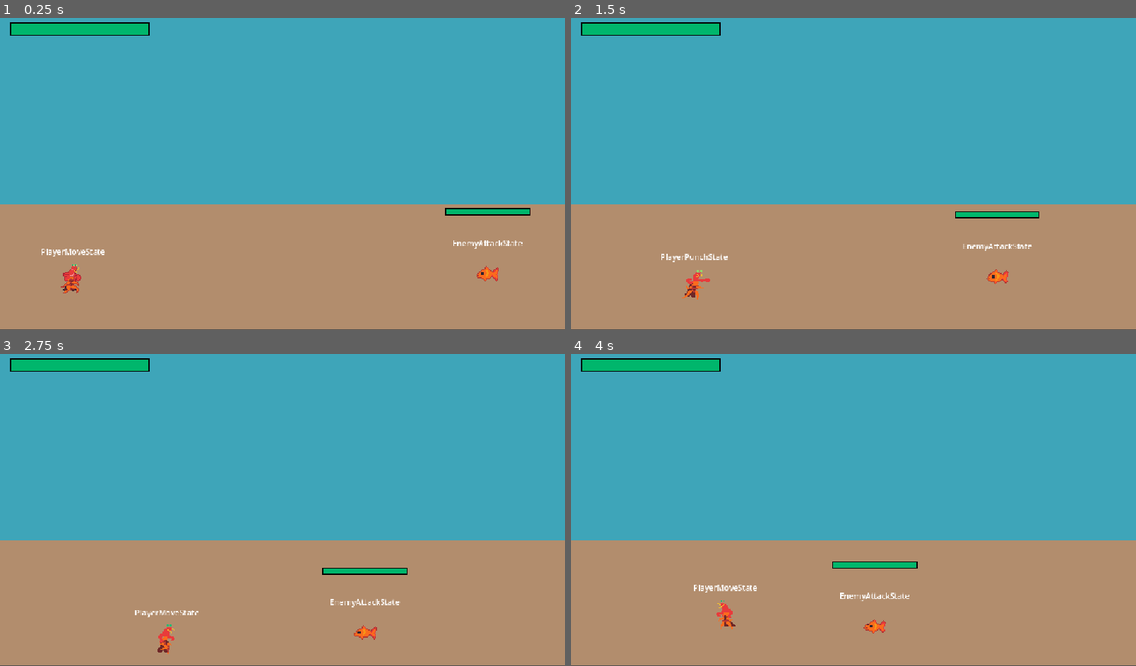
Above: before the commit, frames 1-4 (two rows, left to right).
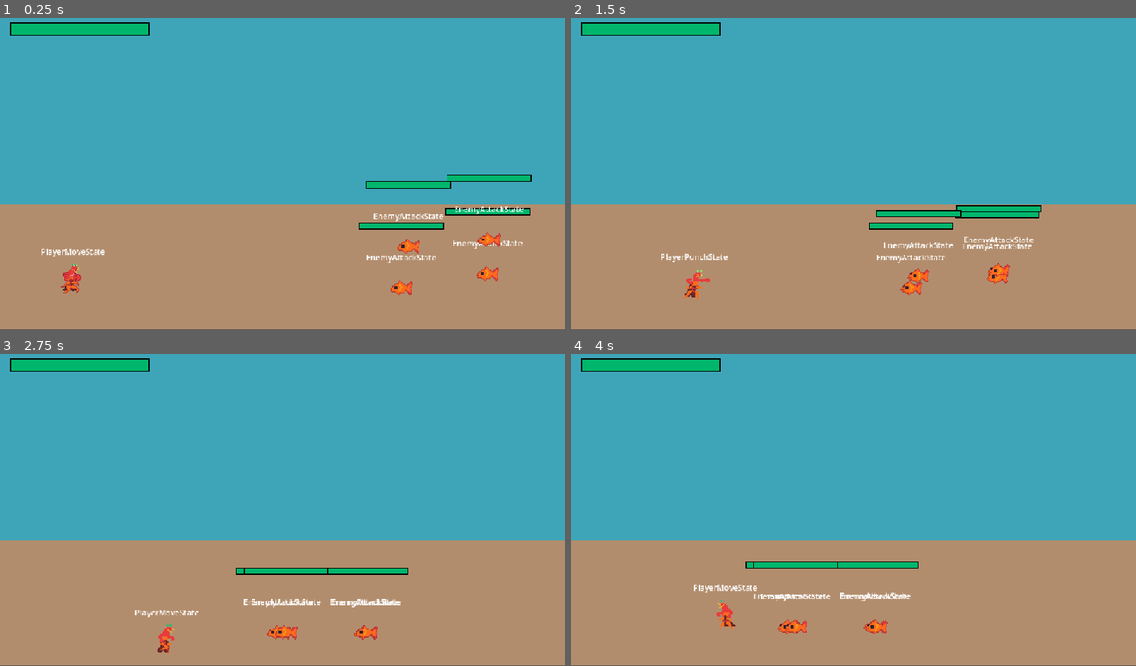
Above: after the commit, the same moments.

Repository: zhang-edward/shrimp-beat-em-up
Game: Godot game, scene res://scenes/Game.tscn
Same seed, same stepped clock (60 frames per second), same inputs: the game is played once before the commit and once after it.
Inputs:
- Up to frame 1 (0.25 s): no input
- Up to frame 2 (1.5 s): hold Right (move_right) 0.53-1.28 s; tap F (attack) at 0.6, 1.35 s; tap Space (jump) at 0.77 s; hold Down (move_down) from 1.28 s (still down)
- Up to frame 3 (2.75 s): tap Space (jump) at 1.52 s; release Down (move_down) at 2.03 s; hold Right (move_right) from 2.03 s (still down); tap F (attack) at 2.1 s
- Up to frame 4 (4 s): release Right (move_right) at 2.78 s; hold Up (move_up) 2.78-3.53 s; tap F (attack) at 2.85, 3.6 s; tap Space (jump) at 3.02, 3.77 s; hold Left (move_left) from 3.53 s (still down)

The runs differ from the first frame. In frame 1, 1.7% of the frame differs, in the area x 63-95%, y 50-89%; in frame 2, 1.6%; in frame 3, 0.9%; in frame 4, 0.8%.

Commit message:
Fix histop

Diff:
--- a/scenes/Game.tscn
+++ b/scenes/Game.tscn
@@ -59,6 +59,21 @@
 collision_layer = 1
 playerRef = NodePath("../Player")
 
+[node name="Enemy2" parent="." unique_id=442601830 node_paths=PackedStringArray("playerRef") instance=ExtResource("4_78awf")]
+position = Vector2(444, 153)
+collision_layer = 1
+playerRef = NodePath("../Player")
+
+[node name="Enemy3" parent="." unique_id=1576268664 node_paths=PackedStringArray("playerRef") instance=ExtResource("4_78awf")]
+position = Vector2(265, 263)
+collision_layer = 1
+playerRef = NodePath("../Player")
+
+[node name="Enemy4" parent="." unique_id=1140385219 node_paths=PackedStringArray("playerRef") instance=ExtResource("4_78awf")]
+position = Vector2(280, 167)
+collision_layer = 1
+playerRef = NodePath("../Player")
+
 [node name="Camera2D" type="Camera2D" parent="." unique_id=983189321]
 
 [node name="EnemyManager" type="Node2D" parent="." unique_id=908296068]
--- a/scripts/Hitstop.gd
+++ b/scripts/Hitstop.gd
@@ -14,18 +14,18 @@
 	var resume_at := Time.get_ticks_msec() + duration * 1000.0
 	if _resume_at.get(id, 0.0) >= resume_at:
 		return
-
 	if not _resume_at.has(id):
-		node.process_mode = Node.PROCESS_MODE_DISABLED
+		node.set_deferred("process_mode", Node.PROCESS_MODE_DISABLED)
 	_resume_at[id] = resume_at
 	var tree := Engine.get_main_loop() as SceneTree
 
-	tree.create_timer(duration).timeout.connect(_try_resume.bind(node, id, resume_at))
+	var timer = tree.create_timer(duration)
+	timer.timeout.connect(_try_resume.bind(node, id, resume_at))
 
 static func _try_resume(node: Node, id: int, scheduled_resume_at: float) -> void:
-	if not is_instance_valid(node) or _resume_at.get(id, 0.0) != scheduled_resume_at:
-		_resume_at.erase(id)
+	if _resume_at.get(id, 0.0) != scheduled_resume_at:
 		return
 
-	node.process_mode = Node.PROCESS_MODE_INHERIT
 	_resume_at.erase(id)
+	if is_instance_valid(node):
+		node.set_deferred("process_mode", Node.PROCESS_MODE_INHERIT)
